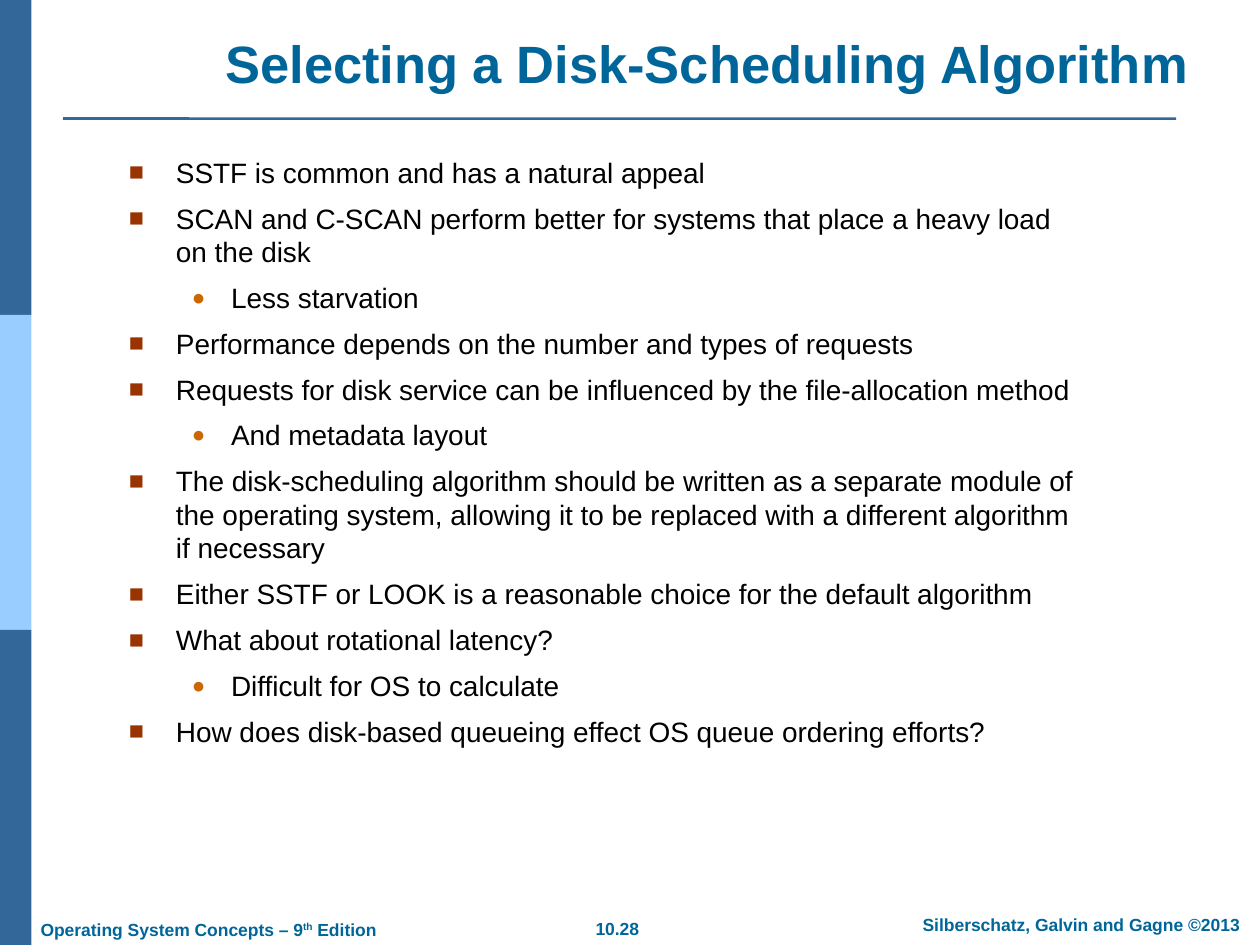
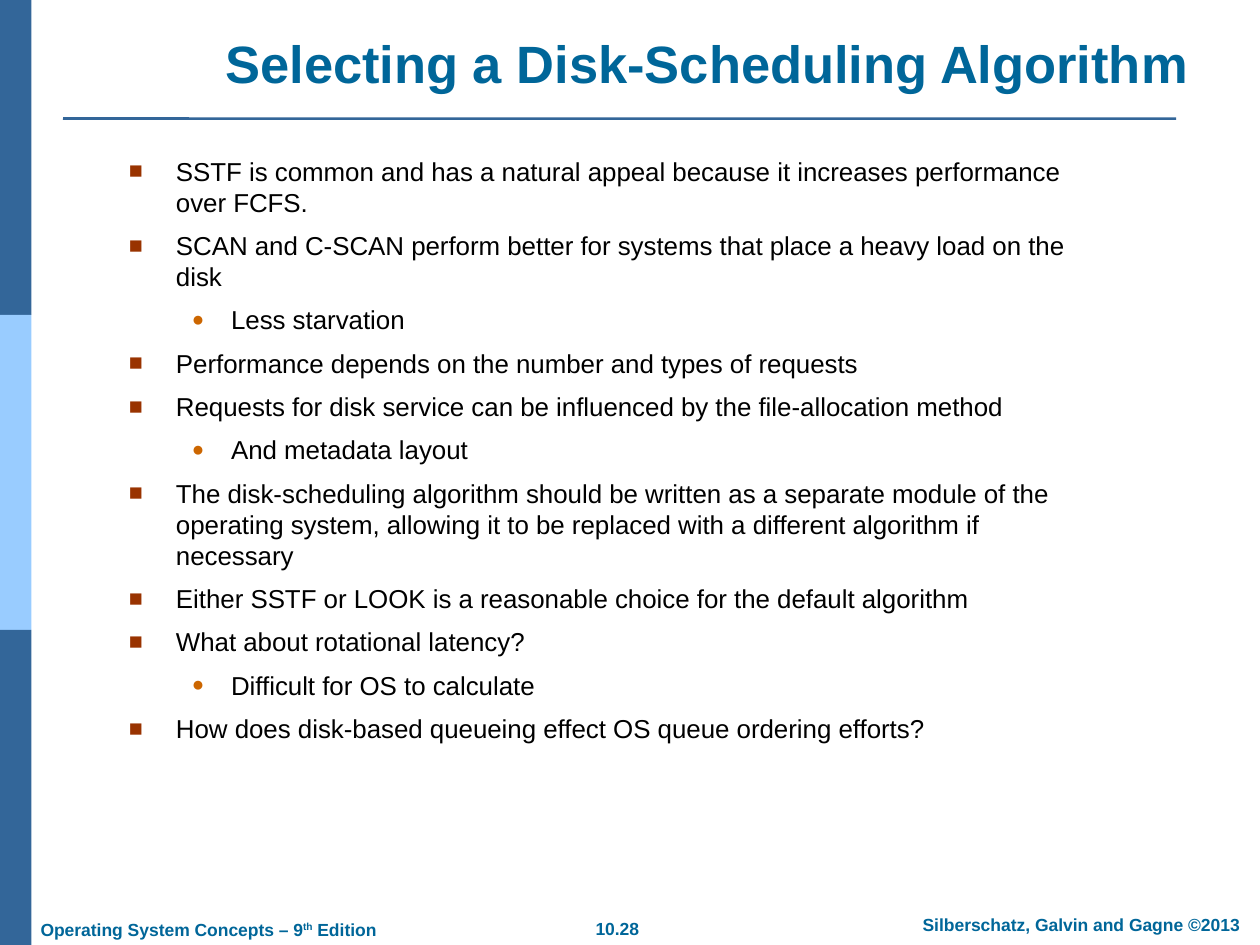
Before and after one commit to GeneralNitin/S4, a slide deck: slide 28 of S4/03. OS/PPTs/PPT-dir/10. Mass Storage Structure.ppt. Drawn at 1260x945 pixels with LibreOffice and Linux fonts; fonts in the diff are those of the drawing; background and template pictures are left out. Boxes give left, top, right and bottom in pixels: in the first picture for what was removed or moved away, otherwise in the second. Text is boxed around its words. In the diff, an @@ line names an element or a change of style, - is before the commit and + after.

Commit message:
Modified OS PPTs

```diff
--- a/S4/03. OS/PPTs/PPT-dir/10. Mass Storage Structure.ppt
+++ b/S4/03. OS/PPTs/PPT-dir/10. Mass Storage Structure.ppt
@@ text at bbox=[176, 162, 1060, 213]: text changed; size 16 to 14.8 pt @@
-■ SSTF is common and has a natural appeal
+■ SSTF is common and has a natural appeal because it increases performance over FCFS.
@@ text at bbox=[176, 236, 1064, 744]: size 16 to 14.8 pt in "SCAN and C-SCAN perform better for systems ...", "Less starvation", "Performance depends on the number and types ...", "Requests for disk service can be influenced ..." and 6 more places @@
```
Also in this commit, not shown: 3 other files.
